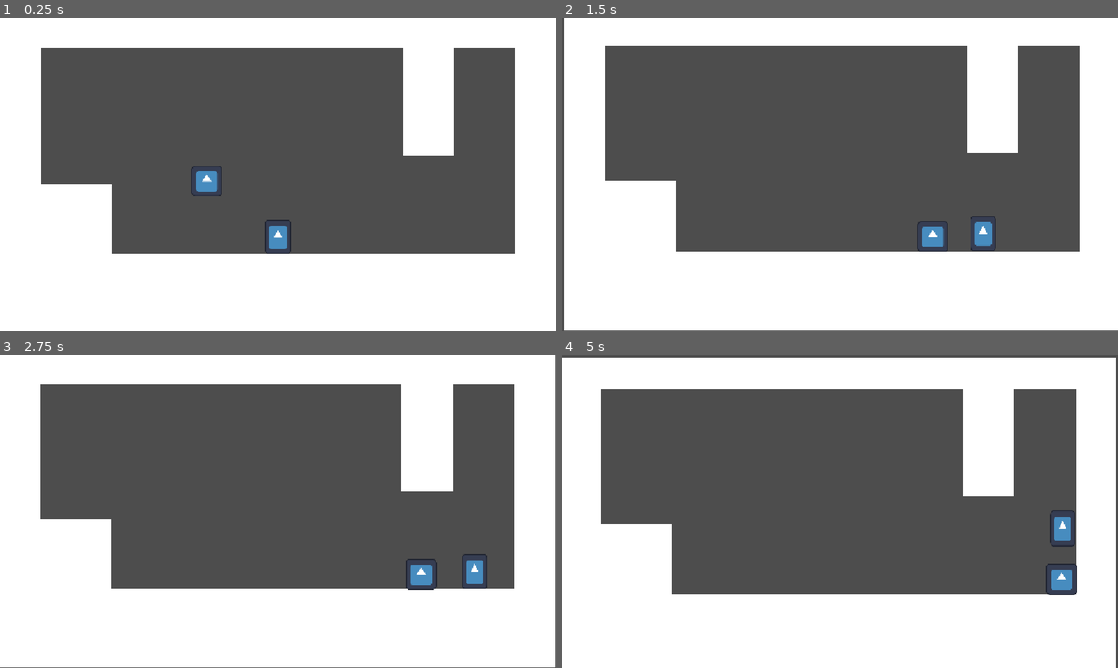
Above: before the commit, frames 1-4 (two rows, left to right).
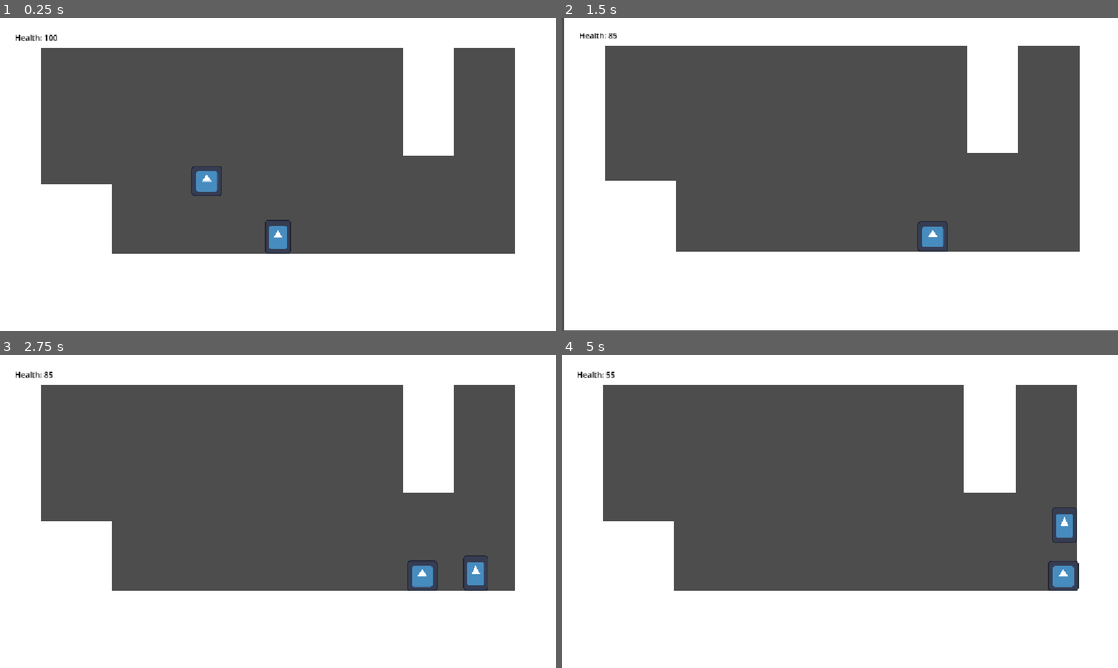
Above: after the commit, the same moments.

Repository: nilstop/SnowmanGame
Game: Godot game, scene res://Stage/stage.tscn
Two runs of this game, one before a commit and one after it. Both use one fixed random seed, a clock stepped at 60 frames per second and the inputs below. The engine's default icon, where the game draws it, is replaced by a stand-in: a white triangle on a blue panel in a dark square.
Inputs (mouse positions are in pixels of both pictures, inside the frame that each line leads up to):
- Up to frame 1 (0.25 s): no input
- Up to frame 2 (1.5 s): tap Enter at 0.5 s; move the mouse to (962, 158) at 0.52 s; hold Right (right) 0.53-1.25 s; tap A (ice) at 0.6 s; click (962, 158) at 0.67 s; tap Z (jump) at 0.77 s; tap Space (water) at 0.8 s; drag from (728, 190) to (951, 237) at 1.27 s
- Up to frame 3 (2.75 s): move the mouse to (333, 442) at 2.02 s; hold Left (left) from 2.03 s (still down); tap A (ice) at 2.1 s; tap Space (water) at 2.3 s
- Up to frame 4 (5 s): release Left (left) at 2.75 s; drag from (812, 574) to (1034, 570) at 2.77 s; move the mouse to (1006, 558) at 3.52 s; hold Right (right) 3.53-4.25 s; tap Space (water) at 3.6 s; tap Z (jump) at 3.77 s; drag from (673, 464) to (1067, 539) at 4.27 s

The runs differ from the first frame. In frame 1, 0.1% of the frame differs, in the area x 2-11%, y 5-8%; in frame 2, 0.4%; in frame 3, 1.9%; in frame 4, 4.4%, in the area x 0-100%, y 0-100%.

Commit message:
player invis frames
game crashes when player dies btw

Diff:
--- a/Enemies/physics.gd
+++ b/Enemies/physics.gd
@@ -25,6 +25,5 @@
 		p.move_and_slide()
 
 func knockback(player):
-	print("knockback")
 	p.velocity = p.global_position.direction_to(player.global_position) * -KNOCKBACK * weight_multiplier
 	p.move_and_slide()
--- a/Snowman/snowman.gd
+++ b/Snowman/snowman.gd
@@ -3,19 +3,24 @@
 signal ice_land(force)
 
 # Sprite Pivot references
-@onready var snow_sprite_pivot: Node2D = $SnowSpritePivot
-@onready var ice_sprite_pivot: Node2D = $IceSpritePivot
-@onready var water_sprite_pivot: Node2D = $WaterSpritePivot
+@onready var snow_sprite_pivot: Node2D = $Sprites/SnowSpritePivot
+@onready var ice_sprite_pivot: Node2D = $Sprites/IceSpritePivot
+@onready var water_sprite_pivot: Node2D = $Sprites/WaterSpritePivot
 
 # Node references
 @onready var snowman_shape: CollisionShape2D = $SnowmanShape
 @onready var water_shape: CollisionShape2D = $WaterShape
 @onready var ice_cube_shape: CollisionShape2D = $IceCubeShape
 @onready var water_environment_area: Area2D = $WaterEnvironmentArea
+@onready var animation_player: AnimationPlayer = $AnimationPlayer
+@onready var phealth_label: Label = %phealth_label
+
 #@onready var camera_2d: Camera2D = $Camera2D
 @onready var camera_2d: Camera = $"../Camera2D"
 
+# States
 enum States {Snow, Water, Ice, Steam}
+var invis := false
 
 @export var snowball: PackedScene
 
@@ -201,8 +206,18 @@
 # Take damage & apply knockback when colliding with enemies
 func hit(enemy, damage, knockback):
 	if state == States.Snow:
-		camera_2d.screen_shake(20)
-		Global.player_health -= damage
-		print(Global.player_health)
+		if invis == false:
+			camera_2d.screen_shake(20)
+			Global.player_health -= damage
+			phealth_label.text = "Health: " + str(Global.player_health)
+			if Global.player_health <= 0:
+				die()
 		velocity = global_position.direction_to(enemy.global_position) * -Vector2(knockback, knockback * 0.4)
 		move_and_slide()
+		animation_player.play("invisframes")
+		invis = true
+		await animation_player.animation_finished
+		invis = false
+
+func die():
+	queue_free()
--- a/Snowman/snowman.tscn
+++ b/Snowman/snowman.tscn
@@ -21,18 +21,17 @@
 radius = 13.0
 
 [sub_resource type="Animation" id="Animation_shg61"]
-length = 0.001
 tracks/0/type = "value"
 tracks/0/imported = false
 tracks/0/enabled = true
-tracks/0/path = NodePath("SnowSpritePivot/Sprite2D:scale")
+tracks/0/path = NodePath("Sprites:visible")
 tracks/0/interp = 1
 tracks/0/loop_wrap = true
 tracks/0/keys = {
-"times": PackedFloat32Array(0),
-"transitions": PackedFloat32Array(1),
-"update": 0,
-"values": [Vector2(0.40625, 0.578125)]
+"times": PackedFloat32Array(),
+"transitions": PackedFloat32Array(),
+"update": 1,
+"values": []
 }
 
 [sub_resource type="Animation" id="Animation_26ndh"]
@@ -41,7 +40,7 @@
 tracks/0/type = "value"
 tracks/0/imported = false
 tracks/0/enabled = true
-tracks/0/path = NodePath("SnowSpritePivot/Sprite2D:scale")
+tracks/0/path = NodePath("Sprites/SnowSpritePivot/Sprite2D:scale")
 tracks/0/interp = 0
 tracks/0/loop_wrap = true
 tracks/0/keys = {
@@ -51,10 +50,26 @@
 "values": [Vector2(0.6, 0.6)]
 }
 
+[sub_resource type="Animation" id="Animation_71em2"]
+resource_name = "invisframes"
+tracks/0/type = "value"
+tracks/0/imported = false
+tracks/0/enabled = true
+tracks/0/path = NodePath("Sprites:visible")
+tracks/0/interp = 1
+tracks/0/loop_wrap = true
+tracks/0/keys = {
+"times": PackedFloat32Array(0, 0.06666667, 0.13333334, 0.2, 0.26666668, 0.33333334, 0.4, 0.46666667, 0.53333336, 0.6, 0.6666667, 0.73333335, 0.8, 0.8666667, 0.93333334, 1),
+"transitions": PackedFloat32Array(1, 1, 1, 1, 1, 1, 1, 1, 1, 1, 1, 1, 1, 1, 1, 1),
+"update": 1,
+"values": [false, true, false, true, false, true, false, true, false, true, false, true, false, true, false, true]
+}
+
 [sub_resource type="AnimationLibrary" id="AnimationLibrary_nc2e1"]
 _data = {
 &"RESET": SubResource("Animation_shg61"),
-&"icecubedrop": SubResource("Animation_26ndh")
+&"icecubedrop": SubResource("Animation_26ndh"),
+&"invisframes": SubResource("Animation_71em2")
 }
 
 [node name="Snowman" type="CharacterBody2D" unique_id=1185700769 groups=["snowman"]]
@@ -62,28 +77,30 @@
 script = ExtResource("1_nxjs2")
 snowball = ExtResource("2_shg61")
 
-[node name="IceSpritePivot" type="Node2D" parent="." unique_id=610187027]
+[node name="Sprites" type="Node2D" parent="." unique_id=1640479483]
+
+[node name="IceSpritePivot" type="Node2D" parent="Sprites" unique_id=610187027]
 visible = false
 position = Vector2(0, 43)
 
-[node name="IceSprite" type="Sprite2D" parent="IceSpritePivot" unique_id=1713471180]
+[node name="IceSprite" type="Sprite2D" parent="Sprites/IceSpritePivot" unique_id=1713471180]
 position = Vector2(0, -43)
 scale = Vector2(0.67187494, 0.671875)
 texture = ExtResource("1_mklb1")
 
-[node name="SnowSpritePivot" type="Node2D" parent="." unique_id=1277337564]
+[node name="SnowSpritePivot" type="Node2D" parent="Sprites" unique_id=1277337564]
 position = Vector2(0, 37)
 
-[node name="Sprite2D" type="Sprite2D" parent="SnowSpritePivot" unique_id=1898173533]
+[node name="Sprite2D" type="Sprite2D" parent="Sprites/SnowSpritePivot" unique_id=1898173533]
 position = Vector2(0, -37)
 scale = Vector2(0.40625, 0.578125)
 texture = ExtResource("1_mklb1")
 
-[node name="WaterSpritePivot" type="Node2D" parent="." unique_id=421954269]
+[node name="WaterSpritePivot" type="Node2D" parent="Sprites" unique_id=421954269]
 visible = false
 position = Vector2(0, 25)
 
-[node name="WaterSprite" type="Sprite2D" parent="WaterSpritePivot" unique_id=97363000]
+[node name="WaterSprite" type="Sprite2D" parent="Sprites/WaterSpritePivot" unique_id=97363000]
 position = Vector2(0, -24.999998)
 scale = Vector2(0.2, 0.2)
 texture = ExtResource("1_mklb1")
--- a/Stage/stage.tscn
+++ b/Stage/stage.tscn
@@ -112,10 +112,12 @@
 offset_right = 40.0
 offset_bottom = 40.0
 
-[node name="Label" type="Label" parent="Control" unique_id=2086240730]
+[node name="phealth_label" type="Label" parent="Control" unique_id=2086240730]
+unique_name_in_owner = true
 layout_mode = 0
 offset_left = 31.0
 offset_top = 29.0
 offset_right = 71.0
 offset_bottom = 52.0
+theme_override_colors/font_color = Color(0, 0, 0, 1)
 text = "Health: 100"
